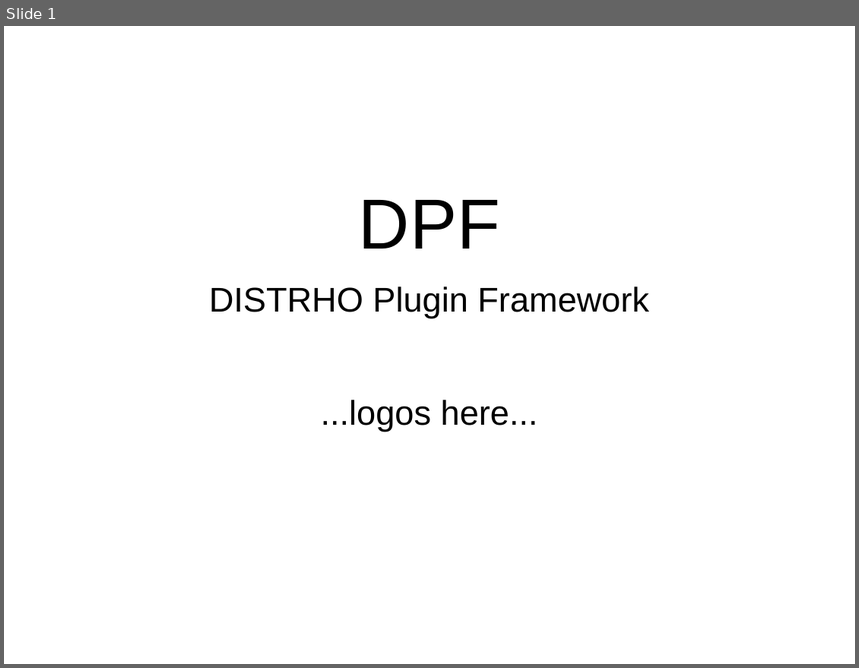
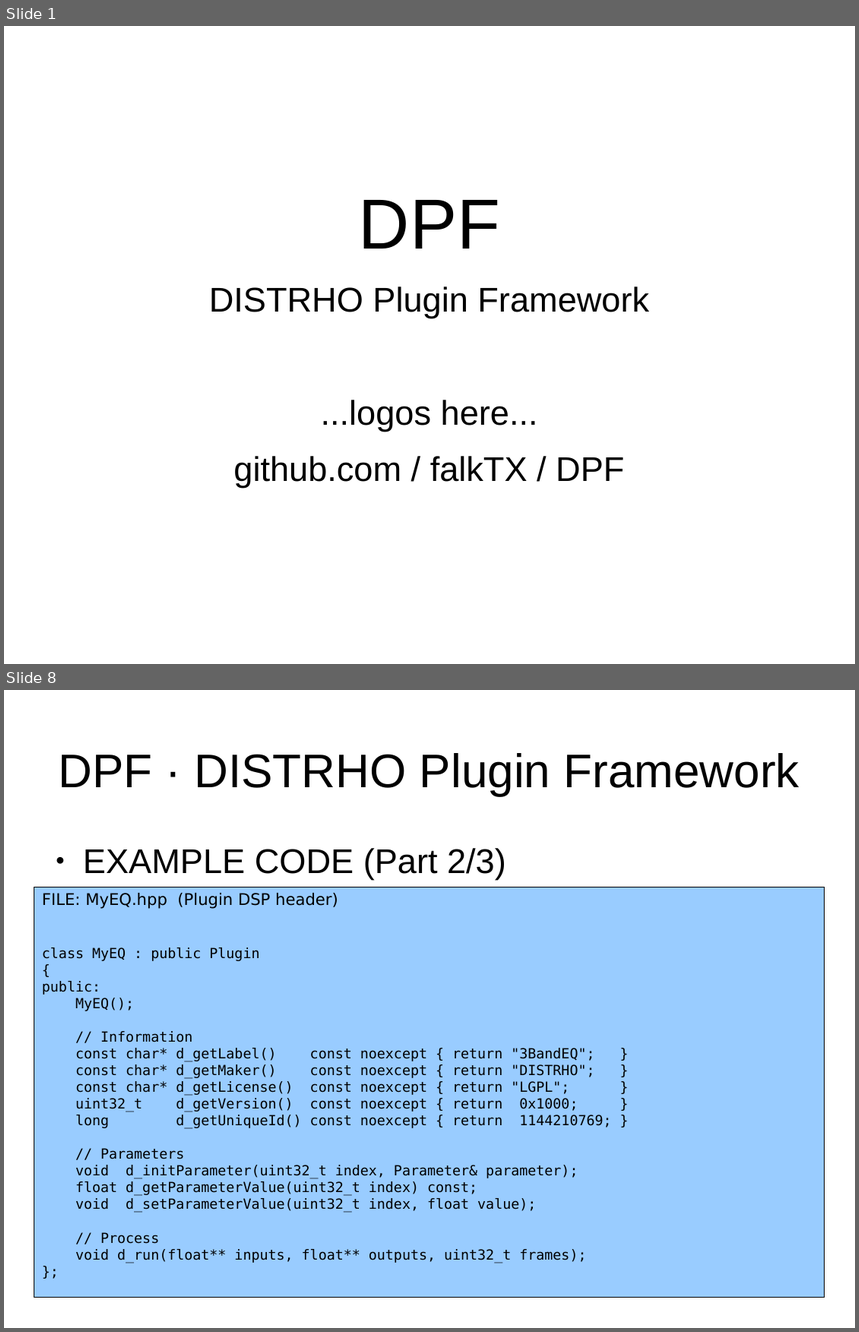
Before and after one commit to DISTRHO/DPF, a slide deck: lac/2014-small-talk.odp. Shown one above the other, each under a label of ours: slide 1 before the commit, slides 1 and 8 after it; the slides between them are not shown. The pictures are 859x668 and 859x1332 pixels, drawn with LibreOffice and Linux fonts; fonts in the diff are those of the drawing. Boxes give left, top, right and bottom in pixels: in the first picture for what was removed or moved away, otherwise in the second. Text is boxed around its words. In the diff, an @@ line names an element or a change of style, - is before the commit and + after.

```diff
--- a/lac/2014-small-talk.odp
+++ b/lac/2014-small-talk.odp
@@ slide 8 added at [4, 690, 855, 1328], background #FFFFFF @@
@@ title added at [58, 753, 800, 796], 44 pt, text #000000 @@
+DPF · DISTRHO Plugin Framework
@@ text added at [83, 848, 506, 880], 32 pt, text #000000 @@
+● EXAMPLE CODE (Part 2/3)
@@ rectangle added at [34, 888, 825, 1298], fill #99CCFF, outline #000000 0 pt, 13 pt, text #000000 @@
+FILE: MyEQ.hpp (Plugin DSP header)
+class MyEQ : public Plugin
+{
+public:
+MyEQ();
+// Information
+const char* d_getLabel() const noexcept { return "3BandEQ"; }
+const char* d_getMaker() const noexcept { return "DISTRHO"; }
+const char* d_getLicense() const noexcept { return "LGPL"; }
+uint32_t d_getVersion() const noexcept { return 0x1000; }
+long d_getUniqueId() const noexcept { return 1144210769; }
+// Parameters
+void d_initParameter(uint32_t index, Parameter& parameter);
+float d_getParameterValue(uint32_t index) const;
+void d_setParameterValue(uint32_t index, float value);
+// Process
+void d_run(float** inputs, float** outputs, uint32_t frames);
+};
@@ slide 1 changed as well @@
@@ text at [234, 456, 624, 488]: paragraph added @@
+github.com / falkTX / DPF
```
Also in this commit, not shown: 7 other slides added, 1 slide removed.
